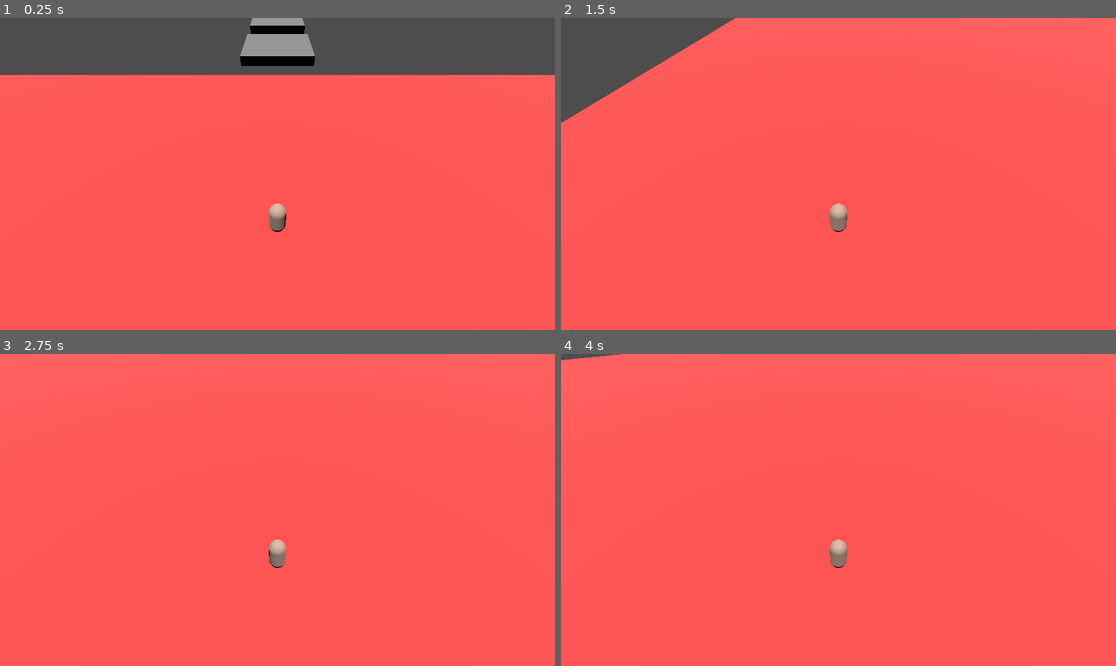
Above: before the commit, frames 1-4 (two rows, left to right).
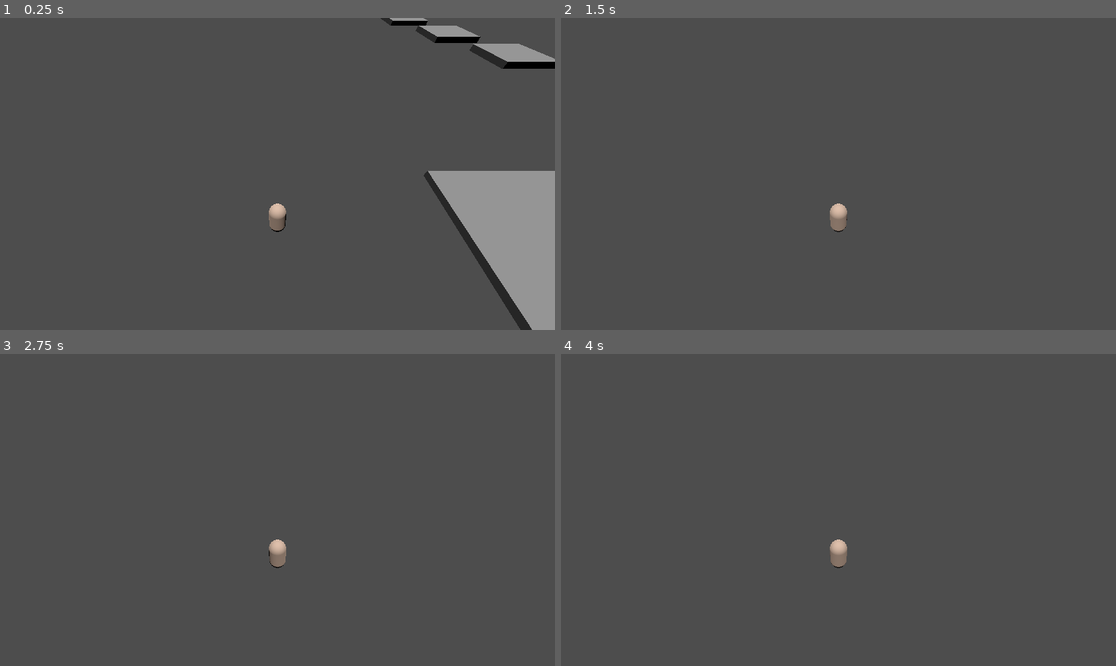
Above: after the commit, the same moments.

Repository: ankit-suman-07/Platform_3D
Game: Godot game, scene res://scenes/world.tscn
Same seed, same stepped clock (60 frames per second), same inputs: the game is played once before the commit and once after it.
Inputs:
- Up to frame 1 (0.25 s): no input
- Up to frame 2 (1.5 s): hold D (right) 0.53-1.28 s; tap Space (jump) at 0.77 s; hold S (back) from 1.28 s (still down)
- Up to frame 3 (2.75 s): tap Space (jump) at 1.52 s; release S (back) at 2.03 s; hold D (right) from 2.03 s (still down)
- Up to frame 4 (4 s): tap Enter at 2.75 s; release D (right) at 2.78 s; hold W (forward) 2.78-3.53 s; tap Space (jump) at 3.02, 3.5, 3.77 s; hold A (left) from 3.53 s (still down)

The runs differ from the first frame. In frame 1, 85% of the frame differs, in the area x 0-100%, y 0-100%; in frame 2, 94%; in frame 3, 100%; in frame 4, 100%.

Commit message:
Add platforms around moving platform

Diff:
--- /dev/null
+++ b/scenes/moving_platform.tscn
@@ -0,0 +1,24 @@
+[gd_scene load_steps=4 format=3 uid="uid://cokt2agl22d2d"]
+
+[ext_resource type="Script" uid="uid://cfawha8lvaxfu" path="res://scripts/moving_platform.gd" id="1_ms375"]
+
+[sub_resource type="BoxMesh" id="BoxMesh_cbp6d"]
+
+[sub_resource type="BoxShape3D" id="BoxShape3D_cbp6d"]
+
+[node name="moving_platform" type="AnimatableBody3D"]
+script = ExtResource("1_ms375")
+
+[node name="MeshInstance3D" type="MeshInstance3D" parent="."]
+transform = Transform3D(4, 0, 0, 0, 0.2, 0, 0, 0, 4, 0, 0, 0)
+mesh = SubResource("BoxMesh_cbp6d")
+
+[node name="CollisionShape3D" type="CollisionShape3D" parent="."]
+transform = Transform3D(4, 0, 0, 0, 0.2, 0, 0, 0, 4, 0, 0, 0)
+shape = SubResource("BoxShape3D_cbp6d")
+
+[node name="Area3D" type="Area3D" parent="."]
+transform = Transform3D(4, 0, 0, 0, 0.2, 0, 0, 0, 4, 0, 0, 0)
+
+[node name="CollisionShape3D" type="CollisionShape3D" parent="Area3D"]
+shape = SubResource("BoxShape3D_cbp6d")
--- a/scenes/player.tscn
+++ b/scenes/player.tscn
@@ -13,7 +13,7 @@
 [node name="player" type="CharacterBody3D"]
 script = ExtResource("1_3vyb7")
 
-[node name="Sprite3D" type="MeshInstance3D" parent="."]
+[node name="Sprite3D" type="MeshInstance3D" parent="." groups=["player"]]
 transform = Transform3D(0.3, 0, 0, 0, 0.3, 0, 0, 0, 0.3, 0, 0, 0)
 mesh = SubResource("CapsuleMesh_3vyb7")
 
--- a/scenes/world.tscn
+++ b/scenes/world.tscn
@@ -8,6 +8,7 @@
 [ext_resource type="PackedScene" uid="uid://ftc6nrelfs1y" path="res://scenes/platform_short_small.tscn" id="5_qfnet"]
 [ext_resource type="PackedScene" uid="uid://0gogofnjqkjg" path="res://scenes/measure.tscn" id="6_qfnet"]
 [ext_resource type="PackedScene" uid="uid://cfdjl2p08e0nq" path="res://scenes/platform.tscn" id="7_i7141"]
+[ext_resource type="PackedScene" uid="uid://cokt2agl22d2d" path="res://scenes/moving_platform.tscn" id="9_7r4gi"]
 
 [node name="World" type="Node3D"]
 
@@ -15,7 +16,7 @@
 transform = Transform3D(10, 0, 0, 0, 10, 0, 0, 0, 10, 16.352, -10.0209, 0)
 
 [node name="player" parent="." instance=ExtResource("2_rwgxs")]
-transform = Transform3D(-4.3068e-08, 0.170949, -0.98528, 7.47242e-09, 0.98528, 0.170949, 1, 0, -4.37114e-08, 37.965, 2.29823, 0)
+transform = Transform3D(-4.3068e-08, 0.170949, -0.98528, 7.47242e-09, 0.98528, 0.170949, 1, 0, -4.37114e-08, 169.853, 2.29823, -7.79369)
 
 [node name="Camera3D" type="Camera3D" parent="player"]
 transform = Transform3D(1, -2.73915e-08, -9.64688e-09, 2.73915e-08, 0.779305, 0.626644, -9.64689e-09, -0.626644, 0.779305, 1.29526e-08, 2.88028, 2.32998)
@@ -25,7 +26,7 @@
 transform = Transform3D(0.999667, -0.00169484, 0.0257549, -0.0258106, -0.0656425, 0.997509, -6.11648e-09, -0.997842, -0.0656644, 55.8116, 27.5617, 0)
 
 [node name="measure" parent="." instance=ExtResource("6_qfnet")]
-transform = Transform3D(2, 0, 0, 0, 0.5, 0, 0, 0, 2, 161.712, 0, -7.02127)
+transform = Transform3D(2, 0, 0, 0, 0.5, 0, 0, 0, 2, 177.417, 0, 9.98176)
 
 [node name="platforms" type="Node" parent="."]
 
@@ -67,6 +68,27 @@
 
 [node name="platform_large13" parent="platforms" instance=ExtResource("3_4wyf3")]
 transform = Transform3D(1, 0, 0, 0, 1, 0, 0, 0, 1, 164.748, -1.79428, -8.09489)
+
+[node name="platform_large14" parent="platforms" instance=ExtResource("3_4wyf3")]
+transform = Transform3D(1, 0, 0, 0, 1, 0, 0, 0, 1, 179.997, -1.79428, 13.196)
+
+[node name="platform_large15" parent="platforms" instance=ExtResource("3_4wyf3")]
+transform = Transform3D(1, 0, 0, 0, 1, 0, 0, 0, 1, 186.101, -1.79428, 11.1483)
+
+[node name="platform_large16" parent="platforms" instance=ExtResource("3_4wyf3")]
+transform = Transform3D(1, 0, 0, 0, 1, 0, 0, 0, 1, 192.132, -1.79428, 9.12382)
+
+[node name="platform_large17" parent="platforms" instance=ExtResource("3_4wyf3")]
+transform = Transform3D(1, 0, 0, 0, 1, 0, 0, 0, 1, 198.187, -1.79428, 7.18821)
+
+[node name="platform_large19" parent="platforms" instance=ExtResource("3_4wyf3")]
+transform = Transform3D(1, 0, 0, 0, 1, 0, 0, 0, 1, 204.212, -1.79428, 5.10111)
+
+[node name="platform_large20" parent="platforms" instance=ExtResource("3_4wyf3")]
+transform = Transform3D(1, 0, 0, 0, 1, 0, 0, 0, 1, 204.212, -1.79428, -0.00696301)
+
+[node name="platform_large18" parent="platforms" instance=ExtResource("3_4wyf3")]
+transform = Transform3D(1, 0, 0, 0, 1, 0, 0, 0, 1, 174.891, -1.79428, 13.3285)
 
 [node name="platform_small" parent="platforms" instance=ExtResource("5_71j4m")]
 transform = Transform3D(1, 0, 0, 0, 1, 0, 0, 0, 1, 103.735, -1.79141, 0)
@@ -139,3 +161,6 @@
 
 [node name="platform_short_small19" parent="platforms" instance=ExtResource("5_qfnet")]
 transform = Transform3D(-4.37114e-08, 0, -1, 0, 1, 0, 1, 0, -4.37114e-08, 124.803, 0, 0)
+
+[node name="moving_platform" parent="." instance=ExtResource("9_7r4gi")]
+transform = Transform3D(1, 0, 0, 0, 1, 0, 0, 0, 1, 169.806, 0, -8.10906)
--- /dev/null
+++ b/scripts/moving_platform.gd
@@ -0,0 +1,29 @@
+extends AnimatableBody3D
+
+@export var distance: float = 20.0
+@export var speed: float = 2.0
+@export var move_forward_first: bool = true
+
+var start_position: Vector3
+
+func _ready() -> void:
+	start_position = position
+	$Area3D.body_entered.connect(_on_area_body_entered)
+	$Area3D.body_exited.connect(_on_area_body_exited)
+
+func _physics_process(delta: float) -> void:
+	var offset := ping_pong(Time.get_ticks_msec() / 1000.0 * speed, distance)
+	var direction := 1.0 if move_forward_first else -1.0
+	position = start_position + Vector3(0, 0, offset * direction)
+
+func ping_pong(time: float, length: float) -> float:
+	return length - abs(fmod(time, 2.0 * length) - length)
+
+func _on_area_body_entered(body: Node) -> void:
+	if body.is_in_group("player"):
+		body.reparent(self)
+
+func _on_area_body_exited(body: Node) -> void:
+	if body.is_in_group("player"):
+		var parent_node = get_tree().get_current_scene()
+		parent_node.add_child(body)
Not shown: 1 places in scenes/world.tscn that only renumber resources
Not shown, added: scripts/moving_platform.gd.uid
